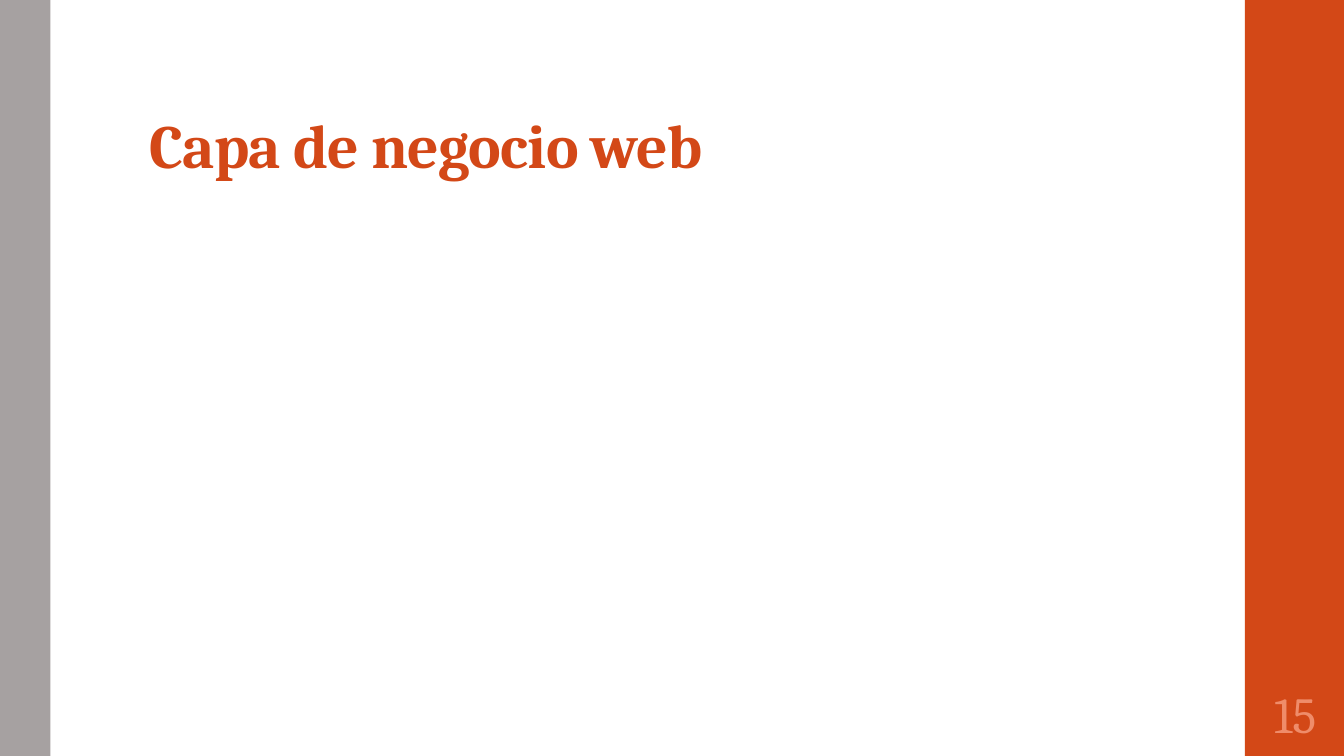
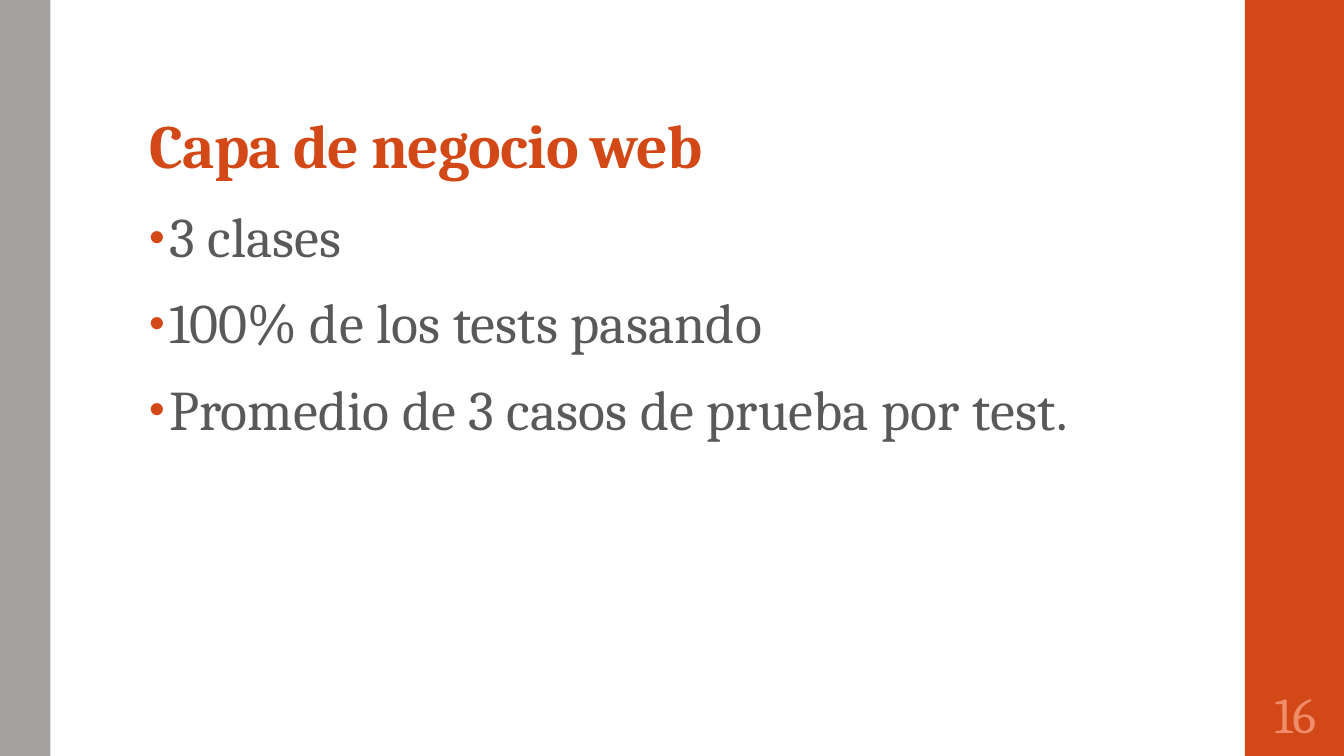
Before and after one commit to portafolio2016/hipocrates, a slide deck: slide 17 of Plantilla presentacion final.pptx (slide 16 before the commit). Drawn at 1344x756 pixels with LibreOffice and Linux fonts; fonts in the diff are those of the drawing. Boxes give left, top, right and bottom in pixels: in the first picture for what was removed or moved away, otherwise in the second. Text is boxed around its words. In the diff, an @@ line names an element or a change of style, - is before the commit and + after.

```diff
--- a/Plantilla presentacion final.pptx
+++ b/Plantilla presentacion final.pptx
@@ text added at (x1=169, y1=218, x2=1067, y2=442), 40 pt, text #595959 @@
+• 3 clases
+• 100% de los tests pasando
+• Promedio de 3 casos de prueba por test.
@@ page number at (x1=1274, y1=699, x2=1316, y2=733): text changed @@
-15
+16
```
Also in this commit, not shown: 1 other slide changed.
